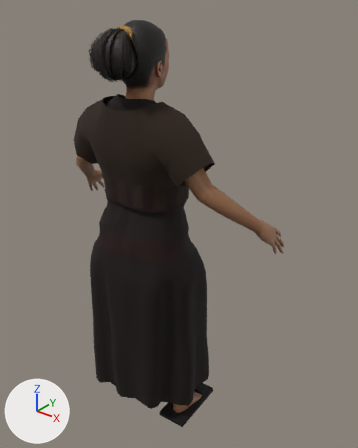
One commit to the glTF model campaigns/01_pachacutec/assets/models/pch_npc_weaver.glb: the scene before it, then after it.
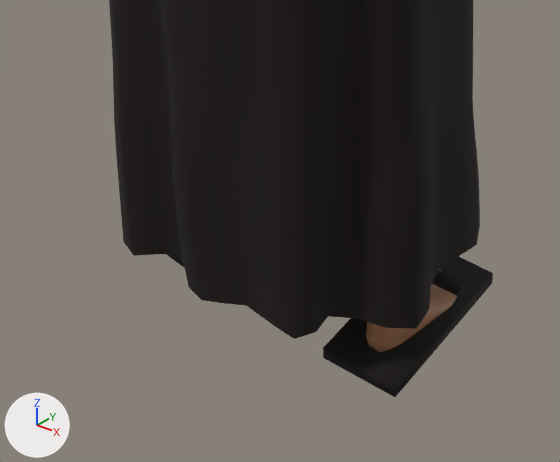
There are two pictures of each version: one whole from a 50 mm lens placed at (0.994, -1.033, 1.417), pointed at (0.064, 0.128, 0.697), one close up on the part from 16% to 65% of the width and 67% to 100% of the height. Lighting does not change. The marker at lower left points along +X, +Y and +Z. The first two pictures are the older version. Where no turn or scale is listed for an object, it has been applied to the vertices. Vertices at exactly the same position are counted once.

The first close-up shows 'body', 'clothes'.
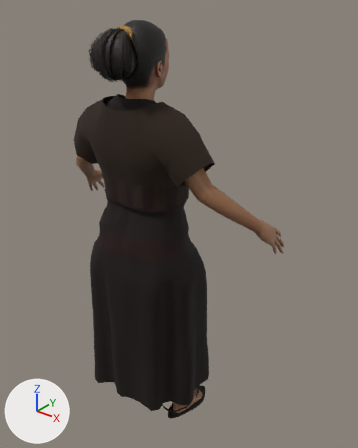
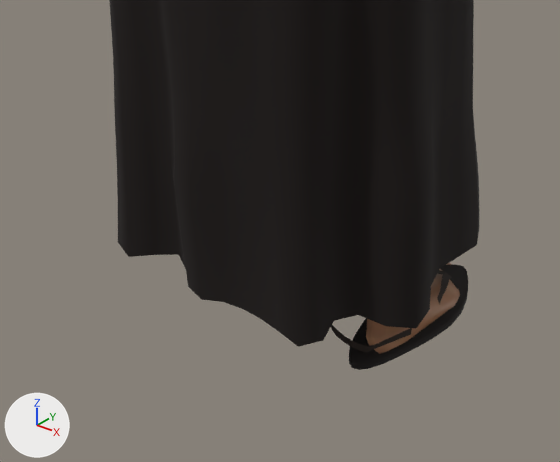
The change, as a diff of the scene's bpy script:
```diff
--- a/campaigns/01_pachacutec/assets/models/pch_npc_weaver.glb.py
+++ b/campaigns/01_pachacutec/assets/models/pch_npc_weaver.glb.py
@@ me_clothes @@
 # used by ob_clothes; location = (0.0, 0.0, 0.0)
-me_clothes.from_pydata(...)  # 1811 vertices, 3308 faces; spans x -0.26..0.261, y -0.132..0.211, z 0.0..1.131
+me_clothes.from_pydata(...)  # 1967 vertices, 3524 faces; spans x -0.26..0.261, y -0.132..0.211, z 0.001..1.131
+# me_clothes part 1: the loose piece of 8 vertices spanning x 0.093..0.208, y -0.04..0.178, z 0.0..0.016 is rebuilt with 48 vertices and now spans x 0.11..0.195, y -0.031..0.166, z 0.001..0.014
+# me_clothes part 2: the loose piece of 8 vertices spanning x -0.208..-0.093, y -0.04..0.178, z 0.0..0.016 is rebuilt with 48 vertices and now spans x -0.195..-0.11, y -0.031..0.166, z 0.001..0.014
+# me_clothes part 3: a new loose piece of 22 vertices spanning x 0.111..0.183, y -0.044..0.036, z 0.03..0.059, in mat_pch_cloth
+# me_clothes part 4: 355 vertices moved from x -0.194..0.196, y -0.132..0.162, z 0.086..0.592 to x -0.193..0.197, y -0.132..0.162, z 0.086..0.593; 16 vertices removed from x -0.201..0.201, y 0.087..0.108, z 0.048..0.058; 48 vertices added at x -0.193..0.193, y 0.069..0.14, z 0.02..0.058
+# other edits to the shape of me_clothes do not show in these pictures
 me_clothes.materials.append(mat_pch_cloth)
```

What differs and where, as boxes (x1, y1, x2, y2) in the close-ups (560 x 462 px; the box of a moved part takes in the faces that stretch with it):
'clothes', reshaped: before (109, 0, 493, 397); after (109, 0, 479, 370)
part 1 of me_clothes, rebuilt: before (323, 256, 493, 397); after (349, 265, 468, 370)
part 2 of me_clothes, rebuilt (not visible afterwards): before (167, 254, 184, 267)
part 3 of me_clothes, added: after (331, 325, 412, 352)
part 4 of me_clothes, moved or reshaped: before (117, 165, 480, 339); after (117, 165, 479, 347)
